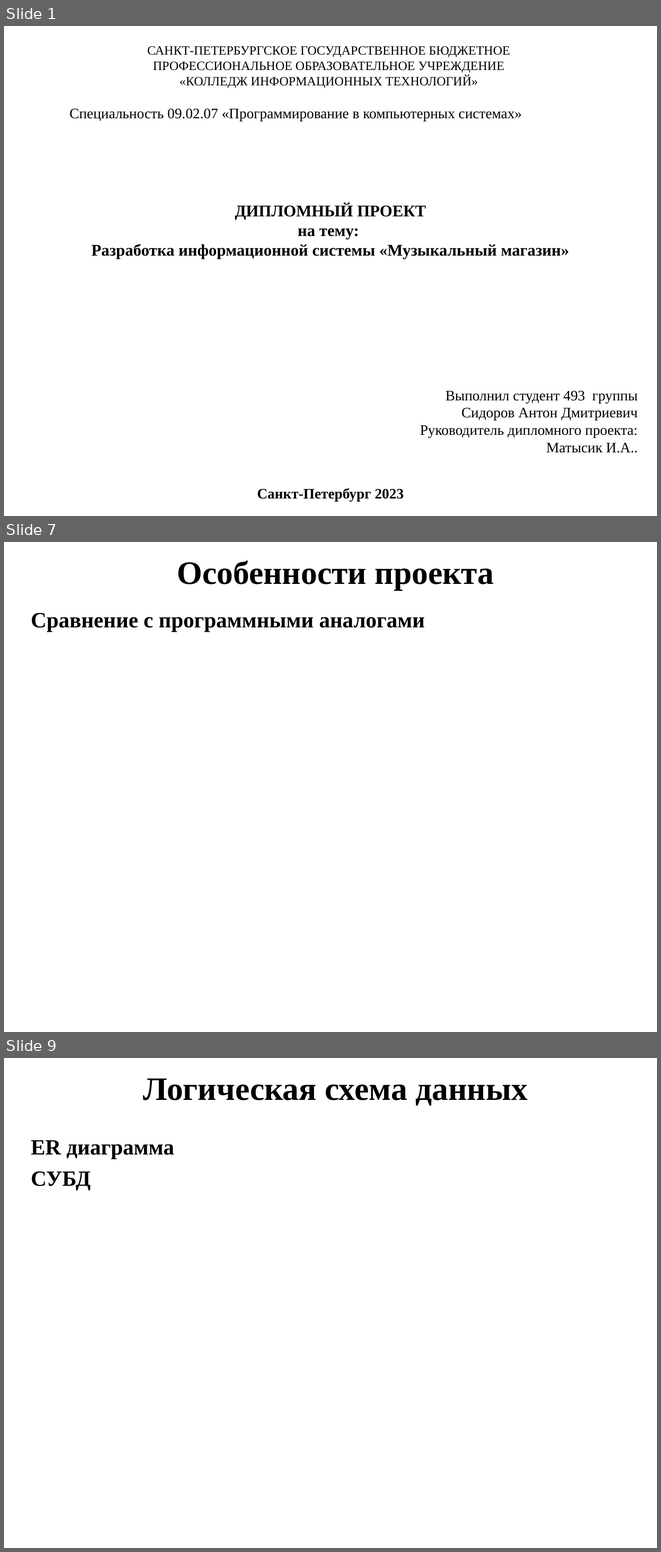
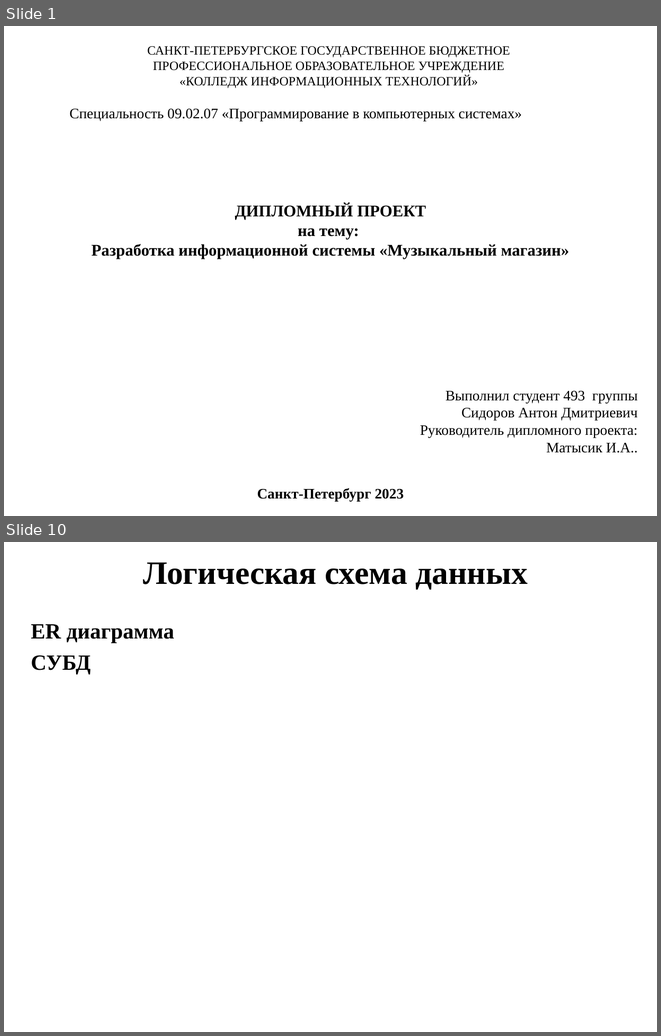
Before and after one commit to AntonSidorov1/DiplomProject, a slide deck: сидоров антон дмитриевич, Группа 493 - Презентация.pptx. Shown one above the other, each under a label of ours: slides 1, 7 and 9 before the commit, slides 1 and 10 after it; the slides between them are not shown. The pictures are 661x1552 and 661x1036 pixels, drawn with LibreOffice and Linux fonts; fonts in the diff are those of the drawing. Boxes give left, top, right and bottom in pixels: in the first picture for what was removed or moved away, otherwise in the second. Text is boxed around its words. In the diff, an @@ line names an element or a change of style, - is before the commit and + after.

```diff
--- a/сидоров антон дмитриевич, Группа 493 - Презентация.pptx
+++ b/сидоров антон дмитриевич, Группа 493 - Презентация.pptx
@@ slide 7 removed at box(4, 542, 657, 1032), background #FFFFFF @@
@@ text removed at box(177, 561, 494, 590) @@
-Особенности проекта
@@ text removed at box(31, 612, 425, 632) @@
-Сравнение с программными аналогами
@@ what was slide 9 is now slide 10 @@
```
Also in this commit, not shown: 5 slides changed, 3 slides added, 1 other slide removed, 5 other files.
